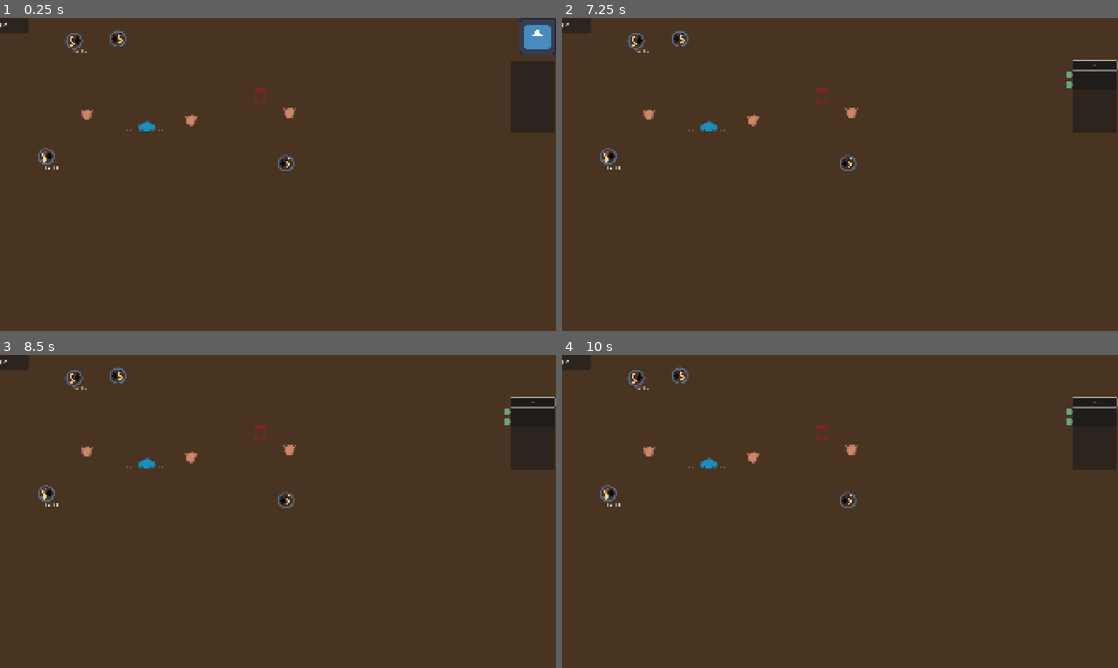
Above: before the commit, frames 1-4 (two rows, left to right).
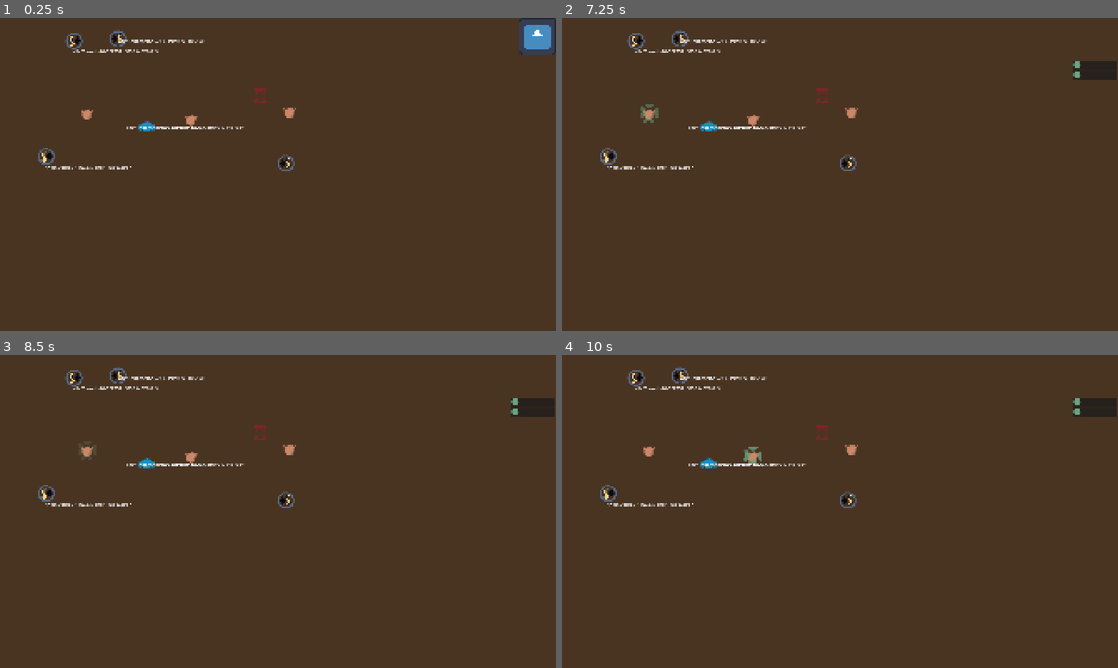
Above: after the commit, the same moments.

Repository: gp-it-be/chory
Game: Godot game, scene res://factory/factory.tscn
Two runs of this game, one before a commit and one after it. Both use one fixed random seed, a clock stepped at 60 frames per second and the inputs below. Before the commit the project starts from res://main/game.tscn. The engine's default icon, where the game draws it, is replaced by a stand-in: a white triangle on a blue panel in a dark square.
Inputs (mouse positions are in pixels of both pictures, inside the frame that each line leads up to):
- Up to frame 1 (0.25 s): no input
- Up to frame 2 (7.25 s): click (1101, 36) at 0.5 s; click (1101, 36) at 1.25 s; click "Choose" at 2 s; click (1095, 64) at 2.75 s, where only the run before the commit has a clickable "V"; click (1095, 64) at 3.5 s, where only the run before the commit has a clickable "V"; click (1095, 64) at 4.25 s, where only the run before the commit has a clickable "V"; tap Enter at 5, 6.5 s; move the mouse to (962, 158) at 5.02 s; hold C (abort_worker_task) 5.03-5.78 s; tap Space at 5.75 s; move the mouse to (728, 190) at 5.77 s; click (728, 190) at 5.85 s; move the mouse to (895, 105) at 6.52 s; hold Tab (select_next_worker) from 6.53 s (still down)
- Up to frame 3 (8.5 s): move the mouse to (250, 574) at 7.27 s; release Tab (select_next_worker) at 7.28 s; tap C (abort_worker_task) at 7.35 s; tap Space at 8 s; move the mouse to (444, 558) at 8.02 s; press the mouse at (444, 558) at 8.03 s
- Up to frame 4 (10 s): move the mouse to (673, 464) at 8.77 s; release the mouse at (673, 464) at 8.78 s; tap Tab (select_next_worker) at 8.85 s; tap Enter at 9.5 s; move the mouse to (867, 511) at 9.52 s; hold C (abort_worker_task) from 9.53 s (still down)

The runs differ from the first frame. In frame 1, 2.5% of the frame differs, in the area x 0-100%, y 0-49%; in frame 2, 2.3%; in frame 3, 2.2%; in frame 4, 2.3%.
Error in both runs: Invalid assignment of property or key 'visible' with value of type 'bool' on a base object of type 'Nil'. (res://factory/ui/ui.gd:34)

Commit message:
contract completing and AI converted to Items.Quantities

Diff:
--- a/factory/contracts/contract.gd
+++ b/factory/contracts/contract.gd
@@ -1,12 +1,12 @@
 class_name Contract extends RefCounted
 
 #Actualy gets emited even if an item changed that isnt part of the contract :/
-signal contract_progress_changed(counts: Dictionary[Items.ItemType, int])
+signal contract_progress_changed(counts: Items.Quantities)
 
 var _provider: ItemProvider
-var needed_quantities: Dictionary[Items.ItemType, int]
+var needed_quantities: Items.Quantities
 
-func _init(__provider: ItemProvider, quantities: Dictionary[Items.ItemType, int]):
+func _init(__provider: ItemProvider, quantities: Items.Quantities):
 	_provider = __provider
 	_provider.item_counts_changed.connect(contract_progress_changed.emit)
 	needed_quantities = quantities
--- a/factory/contracts/contracts.gd
+++ b/factory/contracts/contracts.gd
@@ -2,11 +2,9 @@
 
 @export var ui : UI
 @export var contract_point : ContractPoint
-var _contract_point_as_provider
+var _contract_point_as_provider: ItemProvider
 
 var _active_contracts = []
-
-
 
 ##temp logic
 var time_to_contract := 1.0
@@ -17,11 +15,27 @@
 
 	ui.choice_made.connect(func(choice: ContractChooser.ContractBluePrint):
 		print("accepted contract for %s" % choice.name)
-		var quantities: Dictionary[Items.ItemType, int] = {Items.ItemType.CIRCLE: 4, Items.ItemType.TRIANGLE: 2}
+		var quantities: Items.Quantities = Items.Quantities.new({Items.ItemType.CIRCLE: 4, Items.ItemType.TRIANGLE: 2})
 		var contract = Contract.new(_contract_point_as_provider, quantities)
 		_active_contracts.append(contract)
 		ui.track(contract)
 	)
+
+	ui.contract_complete_requested.connect(_complete_contract)
+
+func _complete_contract(contract: Contract):
+	if(not _active_contracts.has(contract)):
+		push_warning("Tried to complete a contract that isnt active")
+		return
+	##TODO dont just pickup 1, make a pickup_all_or_nothing(quantities)
+	if _contract_point_as_provider.pickup(1) is Inventory.TakeResultSuccess:
+	#if _contract_point_as_provider.pickup(contract.needed_quantities) is Inventory.TakeResultSuccess:
+		print("TODO reward player")
+		_active_contracts.erase(contract)
+		ui.stop_tracking(contract)
+
+
+
 
 
 
--- a/factory/factory.tscn
+++ b/factory/factory.tscn
@@ -46,6 +46,7 @@
 script = ExtResource("1_8p6y5")
 
 [node name="PanelContainer" type="PanelContainer" parent="Floor/ColorRect/UI" unique_id=2052429744]
+self_modulate = Color(1, 1, 1, 0)
 layout_mode = 0
 offset_left = 1765.0
 offset_top = 148.0
--- a/factory/ui/contract_tracker/contract_tracker.gd
+++ b/factory/ui/contract_tracker/contract_tracker.gd
@@ -1,26 +1,32 @@
-extends PanelContainer
+class_name ContractTracker extends PanelContainer
+
+signal contract_complete_requested()
 
 const CONTRACT_ITEM_TRACKER = preload("uid://cpofhyjebgxkt")
 
 var _item_trackers: Dictionary[Items.ItemType, ContractItemTracker] ={}
 var _filled_states: Dictionary[Items.ItemType, bool] = {}
+#var _contract: Contract
 
+func _ready():
+	%CompleteButton.pressed.connect(func(): contract_complete_requested.emit())
 
 func init_tracker(contract:Contract):
-	for type in contract.needed_quantities:
+	#_contract = contract
+	for type in contract.needed_quantities.get_types():
 		var item_tracker = CONTRACT_ITEM_TRACKER.instantiate() as ContractItemTracker
-		item_tracker.needed = contract.needed_quantities[type]
-		$ContractTracker.add_child(item_tracker)
+		item_tracker.needed = contract.needed_quantities.get_count(type)
+		%ContractTracker.add_child(item_tracker)
 		_item_trackers[type] = item_tracker
 		_filled_states[type] = false
 		item_tracker.fill_changed.connect(func(is_filled):_update(type, is_filled))
 
-	contract.contract_progress_changed.connect(func(values: Dictionary[Items.ItemType, int]):
+	contract.contract_progress_changed.connect(func(values: Items.Quantities):
 		for type in _item_trackers:
-			_item_trackers[type].update_value(values.get(type, 0))
+			_item_trackers[type].update_value(values.get_count(type))
 	)
 
 func _update(type: Items.ItemType, is_filled: bool):
 	_filled_states[type] = is_filled
 	var can_complete = _filled_states.values().all(func(value): return value)
-	$ContractTracker/CompleteButton.visible = can_complete
+	%CompleteButton.visible = can_complete
--- a/factory/ui/contract_tracker/contract_tracker.tscn
+++ b/factory/ui/contract_tracker/contract_tracker.tscn
@@ -8,9 +8,15 @@
 offset_bottom = 35.0
 script = ExtResource("1_4ugfk")
 
-[node name="ContractTracker" type="VBoxContainer" parent="." unique_id=1037094148]
+[node name="HBoxContainer" type="HBoxContainer" parent="." unique_id=1223935531]
 layout_mode = 2
 
-[node name="CompleteButton" type="Button" parent="ContractTracker" unique_id=94705275]
+[node name="CompleteButton" type="Button" parent="HBoxContainer" unique_id=94705275]
+unique_name_in_owner = true
+visible = false
 layout_mode = 2
 text = "V"
+
+[node name="ContractTracker" type="VBoxContainer" parent="HBoxContainer" unique_id=1037094148]
+unique_name_in_owner = true
+layout_mode = 2
--- a/factory/ui/contract_tracker/item_tracker/contract_item_tracker.gd
+++ b/factory/ui/contract_tracker/item_tracker/contract_item_tracker.gd
@@ -3,7 +3,7 @@
 signal fill_changed(is_filled:bool)
 
 var needed : int
-@onready var progress_bar: ProgressBar = $ProgressBar
+@onready var progress_bar: ProgressBar = %ProgressBar
 
 var _filled:bool:
 	set(value):
--- a/factory/ui/contract_tracker/item_tracker/contract_item_tracker.tscn
+++ b/factory/ui/contract_tracker/item_tracker/contract_item_tracker.tscn
@@ -4,23 +4,27 @@
 [ext_resource type="Texture2D" uid="uid://dsv8i0eeqklfx" path="res://factory/ui/contract_tracker/item_tracker/item.png" id="2_jg6qh"]
 
 [node name="ContractItemTracker" type="Control" unique_id=678157567]
-custom_minimum_size = Vector2(100, 30)
+custom_minimum_size = Vector2(150, 30)
 layout_mode = 3
 anchors_preset = 0
-offset_right = 4.0
-offset_bottom = 27.0
+offset_right = 100.0
+offset_bottom = 30.0
 script = ExtResource("1_nu730")
 
 [node name="ProgressBar" type="ProgressBar" parent="." unique_id=1463543570]
+unique_name_in_owner = true
+custom_minimum_size = Vector2(120, 0)
 layout_mode = 1
-anchors_preset = 15
+anchors_preset = 11
+anchor_left = 1.0
 anchor_right = 1.0
 anchor_bottom = 1.0
-grow_horizontal = 2
+offset_left = -4.0
+grow_horizontal = 0
 grow_vertical = 2
 show_percentage = false
 
 [node name="Sprite2D" type="Sprite2D" parent="." unique_id=816493096]
-position = Vector2(-14, 14)
+position = Vector2(14, 15)
 scale = Vector2(0.451671, 0.451671)
 texture = ExtResource("2_jg6qh")
--- a/factory/ui/ui.gd
+++ b/factory/ui/ui.gd
@@ -3,7 +3,7 @@
 const CONTRACT_CHOOSER = preload("uid://c318uqpiv2k6j")
 const CONTRACT_TRACKER = preload("uid://csvkwgynk7sie")
 signal choice_made(contract_choice: ContractChooser.ContractBluePrint)
-
+signal contract_complete_requested(contract: Contract)
 
 var contract_choices: Array[ContractChooser.ContractBluePrint]:
 	set(value):
@@ -34,7 +34,15 @@
 	_chooser.visible = true
 
 
+var _tracked_contracts = {}
 func track(contract: Contract):
-	var tracker = CONTRACT_TRACKER.instantiate()
+	var tracker = CONTRACT_TRACKER.instantiate() as ContractTracker
 	tracker.init_tracker(contract)
+	tracker.contract_complete_requested.connect(func():contract_complete_requested.emit(contract))
 	%ContractTrackers.add_child(tracker)
+	_tracked_contracts[contract] = tracker
+
+func stop_tracking(contract: Contract):
+	var tracker = _tracked_contracts[contract]
+	_tracked_contracts.erase(contract)
+	tracker.queue_free()
--- a/items/inventory.gd
+++ b/items/inventory.gd
@@ -1,10 +1,9 @@
 class_name Inventory
 
 @export var allow_multiple_types_together: bool = false ##TODO 2 classe instead of bool?
-signal stock_changed(counts: Dictionary[Items.ItemType, int])
+signal stock_changed(counts: Items.Quantities)
 
-var _counts : Dictionary[Items.ItemType, int] = {}
-
+var _counts : Items.Quantities = Items.Quantities.new()
 
 func try_take(amount: int) -> TakeResult:
 	print("")
@@ -15,29 +14,27 @@
 
 	if count(Items.AcceptAll.new()) >= amount:
 		var total_taken = 0
-		var taken : Dictionary[Items.ItemType, int]= {}
-		for type in _counts:
-			var type_taken = min(amount - total_taken, _counts[type])
-			_counts[type] -= type_taken
+		var taken : Items.Quantities = Items.Quantities.new()
+		for type in _counts.get_types():
+			var type_taken = min(amount - total_taken, _counts.get_count(type))
+			_counts.set_count(type, _counts.get_count(type) - type_taken)
 			print("Took ", type_taken, " of ", type)
-			if _counts[type] == 0: _counts.erase(type)
 			total_taken += type_taken
-			taken[type] = type_taken
+			taken.set_count(type, type_taken)
 			if(total_taken == amount):
 				stock_changed.emit(_counts)
 				return TakeResultSuccess.new(taken)
 		assert(false, "cant get here")
-		#print("cant get here")
 
 	return TakeResultNone.new()
 
 func try_add(amount: int, type: Items.ItemType) -> bool: #wether adding was succesful
 	if(amount == 0): return true
 	if not allow_multiple_types_together:
-		if count(Items.AcceptAll.new()) != _counts.get(type, 0):
+		if count(Items.AcceptAll.new()) != _counts.get_count(type):
 			print("Couldnt add because theres items of different type")
 			return false
-	_counts[type] = _counts.get_or_add(type, 0) + amount
+	_counts.set_count(type, _counts.get_count(type) + amount)
 	stock_changed.emit(_counts)
 	return true
 
@@ -46,11 +43,7 @@
 
 func wait_for_at_least(amount : int, filter: Items.ItemFilter):
 	while true:
-		var raw_dict = await stock_changed
-		var counts: Dictionary[Items.ItemType, int] = {}
-		for key in raw_dict.keys():
-			counts[key] = raw_dict[key]
-
+		var counts = await stock_changed
 		if filter.amount_matching(counts) >= amount:
 			return
 
@@ -62,9 +55,9 @@
 	pass
 
 class TakeResultSuccess extends TakeResult:
-	var counts:  Dictionary[Items.ItemType, int]
+	var counts: Items.Quantities
 
-	func _init(__counts:  Dictionary[Items.ItemType, int]):
+	func _init(__counts: Items.Quantities):
 		counts = __counts
 
 class TakeResultNone extends TakeResult:
--- a/items/item_provider.gd
+++ b/items/item_provider.gd
@@ -1,6 +1,6 @@
 class_name ItemProvider
 
-signal item_counts_changed(counts: Dictionary[Items.ItemType, int])
+signal item_counts_changed(counts: Items.Quantities)
 
 var _real_object: Variant:
 	set(value):
--- a/items/item_sink.gd
+++ b/items/item_sink.gd
@@ -5,9 +5,11 @@
 		_validate_interface(value)
 		_real_object = value
 
-func try_deliver(counts: Dictionary[Items.ItemType, int]) -> DeliverResult:
-	assert(counts.size() == 1, "Implement more than 1 type at once. Deliver what fits?")
-	if _real_object.try_add(counts.values()[0], counts.keys()[0]):
+func try_deliver(counts: Items.Quantities) -> DeliverResult:
+	var types = counts.get_types()
+	var values = counts.get_values()
+	assert(types.size() == 1, "Implement more than 1 type at once. Deliver what fits?")
+	if _real_object.try_add(values[0], types[0]):
 		return DeliverResult.SUCCESS
 	return DeliverResult.FAILED
 
--- a/items/items.gd
+++ b/items/items.gd
@@ -14,11 +14,38 @@
 	return "TODO"
 
 
+class Quantities:
+	var _data: Dictionary[Items.ItemType, int] = {}
+
+	func _init(dict: Dictionary[Items.ItemType, int] = {}):
+		_data = dict.duplicate()
+
+	func get_count(type: Items.ItemType) -> int:
+		return _data.get(type, 0)
+
+	func set_count(type: Items.ItemType, amount: int) -> void:
+		_data[type] = amount
+
+	func get_types() -> Array[Items.ItemType]:
+		var types: Array[Items.ItemType] = []
+		for type in _data.keys():
+			if _data[type] > 0:
+				types.append(type)
+		return types
+
+	func get_values() -> Array[int]:
+		var values: Array[int] = []
+		for value in _data.values():
+			values.append(value)
+		return values
+
+	func total() -> int:
+		return get_values().reduce(func(accum, number): return accum + number, 0)
+
+
 
 @abstract class ItemFilter:
-	#@abstract func filter(counts: Dictionary[Items.ItemType, int]) -> Dictionary[Items.ItemType, int]
-	@abstract func amount_matching(counts: Dictionary[Items.ItemType, int]) -> int
-	pass
+	@abstract func amount_matching(counts: Items.Quantities) -> int
 
 class AcceptTypes extends ItemFilter:
 	var _types: Array[Items.ItemType]
@@ -26,17 +53,13 @@
 	func _init(__types: Array[Items.ItemType]):
 		_types = __types
 
-	func amount_matching(counts: Dictionary[Items.ItemType, int]) -> int:
+	func amount_matching(counts: Items.Quantities) -> int:
 		var sum = 0
-		for type in counts:
+		for type in counts.get_types():
 			if _types.has(type):
-				sum += counts[type]
+				sum += counts.get_count(type)
 		return sum
 
 class AcceptAll extends ItemFilter:
-	func amount_matching(counts: Dictionary[Items.ItemType, int]) -> int:
-		return counts.values().reduce(sum, 0)
-
-
-	func sum(accum, number):
-		return accum + number
+	func amount_matching(counts: Items.Quantities) -> int:
+		return counts.total()
--- a/machines/processor/processor.gd
+++ b/machines/processor/processor.gd
@@ -26,8 +26,8 @@
 	var result = _input.pickup(1)
 	if result is Inventory.TakeResultNone: return
 
-	assert(result.counts.size() == 1, "this worked when taking 1 item from input")
-	var inserted_type = (result as Inventory.TakeResultSuccess).counts.keys()[0]
+	assert(result.counts.get_types().size() == 1, "this worked when taking 1 item from input")
+	var inserted_type = (result as Inventory.TakeResultSuccess).counts.get_types()[0]
 	var output_type = processes_to(inserted_type)
 	print("converted ", Items.description_of(inserted_type), " to ", Items.description_of(output_type))
 
@@ -35,7 +35,7 @@
 	_waiting = true
 	$Processing/AnimationPlayer.play("process_item")
 	await get_tree().create_timer(3).timeout
-	var deliver_result = _output.try_deliver({output_type: 1})
+	var deliver_result = _output.try_deliver(Items.Quantities.new({output_type: 1}))
 	assert(deliver_result == ItemSink.DeliverResult.SUCCESS, "Add support for sinks that get full")
 
 	$Processing/AnimationPlayer.play("RESET")
--- a/project.godot
+++ b/project.godot
@@ -11,7 +11,7 @@
 [application]
 
 config/name="chory"
-run/main_scene="uid://cb8g6r0awxoor"
+run/main_scene="uid://dgetbp07ibgk4"
 config/features=PackedStringArray("4.6", "GL Compatibility")
 config/icon="res://icon.svg"
 
--- a/test/test.gd
+++ b/test/test.gd
@@ -1,7 +1,17 @@
-@tool
 extends Node2D
 
+const CONTRACT_TRACKER = preload("uid://csvkwgynk7sie")
 
+var _inventory_provider = ItemProvider.wrap(Inventory.new())
 
 func _ready() -> void:
-	print("tool")
+	var quantities: Items.Quantities = Items.Quantities.new({Items.ItemType.CIRCLE: 4, Items.ItemType.TRIANGLE: 2})
+	var contract = Contract.new(_inventory_provider, quantities)
+	var trackersUI = $Factory.get_node("%ContractTrackers")
+	var tracker = CONTRACT_TRACKER.instantiate()
+	tracker.init_tracker(contract)
+	trackersUI.add_child(tracker)
+
+	var tracker2 = CONTRACT_TRACKER.instantiate()
+	tracker2.init_tracker(contract)
+	trackersUI.add_child(tracker2)
--- a/workers/human/working.gd
+++ b/workers/human/working.gd
@@ -64,8 +64,8 @@
 func _pickup_item(from:ItemProvider):
 	var take_result = from.pickup(1)
 	if take_result is Inventory.TakeResultSuccess:
-		assert(take_result.counts.size() == 1)
-		var result = human.inventory.try_add(take_result.counts.values()[0], take_result.counts.keys()[0])
+		assert(take_result.counts.get_types().size() == 1)
+		var result = human.inventory.try_add(take_result.counts.get_values()[0], take_result.counts.get_types()[0])
 		return true
 	else:
 		return false
